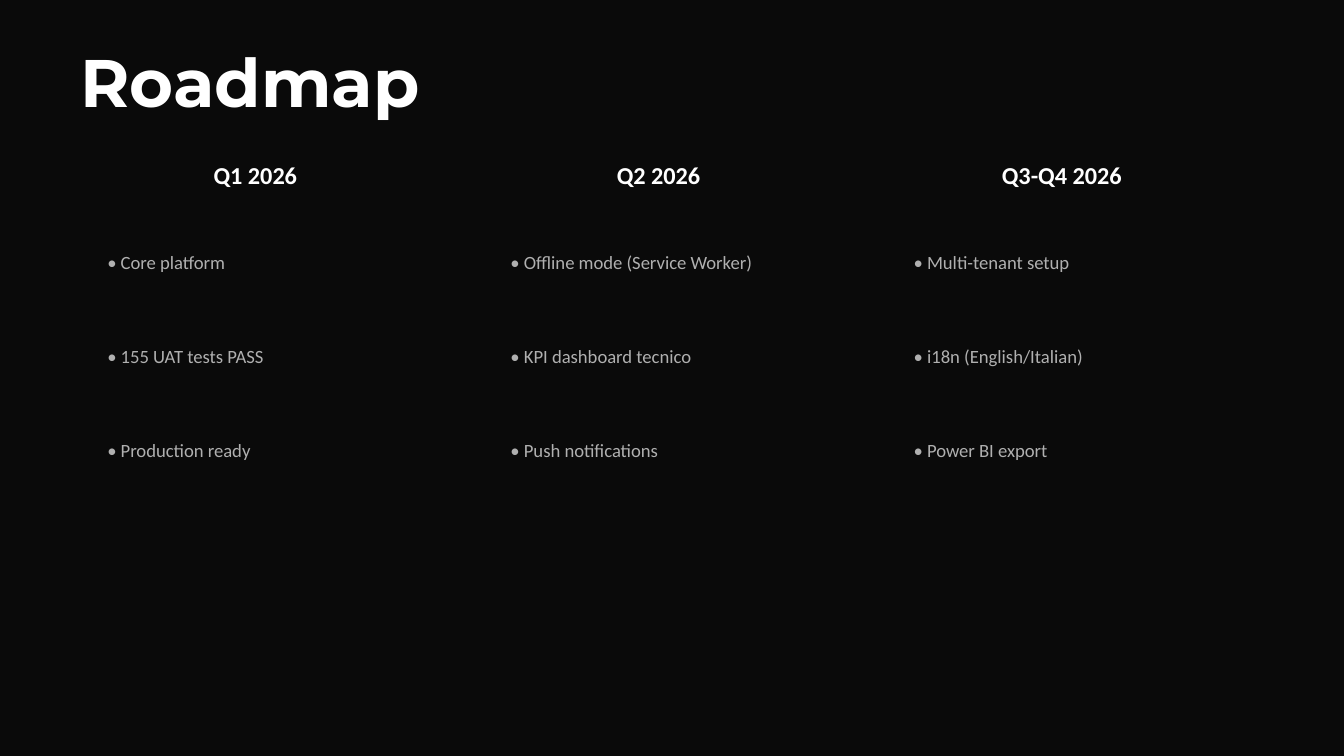
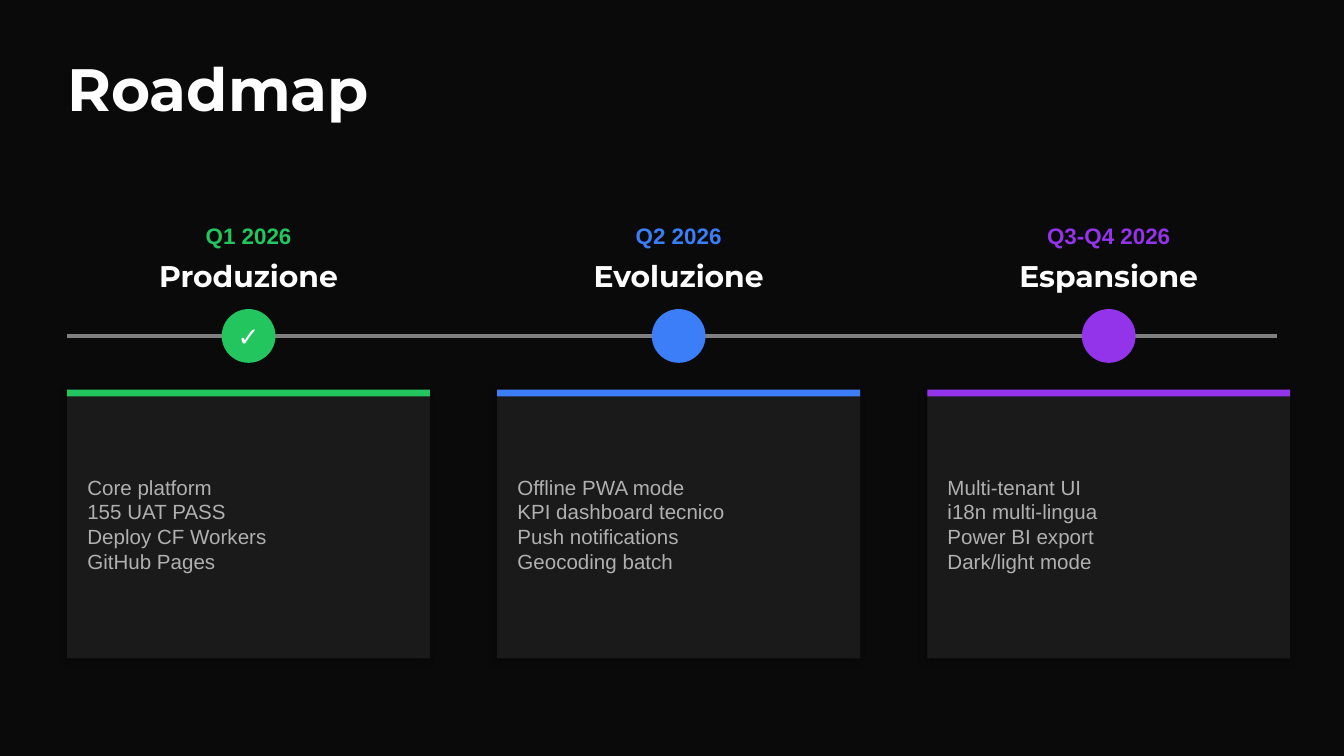
Before and after one commit to fieldforcemrser2026/syntoniqa, a slide deck: slide 16 of docs/01_Executive_Deck.pptx. Drawn at 1344x756 pixels with LibreOffice and Linux fonts; fonts in the diff are those of the drawing. Boxes give left, top, right and bottom in pixels: in the first picture for what was removed or moved away, otherwise in the second. Text is boxed around its words. In the diff, an @@ line names an element or a change of style, - is before the commit and + after.

```diff
--- a/docs/01_Executive_Deck.pptx
+++ b/docs/01_Executive_Deck.pptx
@@ text "Roadmap": place and size @@
-text "Roadmap" at bbox=[80, 57, 419, 120]
+text "Roadmap" at bbox=[67, 66, 369, 123]
@@ text "Roadmap" at bbox=[67, 66, 369, 123]: size 36 to 32 pt @@
@@ text "Q1 2026": place and size @@
-text "Q1 2026" at bbox=[214, 167, 297, 187]
+text "Q1 2026" at bbox=[206, 228, 292, 249]
@@ text "Q1 2026" at bbox=[206, 228, 292, 249]: size 13 to 12 pt, font Calibri to Arial, text colour #FFFFFF to #22C55E @@
@@ text "Q2 2026": place and size @@
-text "Q2 2026" at bbox=[617, 167, 700, 187]
+text "Q2 2026" at bbox=[636, 228, 722, 249]
@@ text "Q2 2026" at bbox=[636, 228, 722, 249]: size 13 to 12 pt, font Calibri to Arial, text colour #FFFFFF to #3B7EF7 @@
@@ text "Q3-Q4 2026": place and size @@
-text "Q3-Q4 2026" at bbox=[1002, 167, 1122, 187]
+text "Q3-Q4 2026" at bbox=[1047, 228, 1170, 249]
@@ text "Q3-Q4 2026" at bbox=[1047, 228, 1170, 249]: size 13 to 12 pt, font Calibri to Arial, text colour #FFFFFF to #9333EA @@
@@ text removed at bbox=[121, 256, 225, 272] @@
-• Core platform
@@ text at bbox=[159, 263, 338, 288]: text changed; size 10 to 16 pt; font Calibri to Montserrat; text colour #B0B0B0 to #FFFFFF; bold on @@
-• 155 UAT tests PASS
+Produzione
@@ text removed at bbox=[524, 255, 752, 272] @@
-• Offline mode (Service Worker)
@@ text at bbox=[594, 263, 764, 288]: text changed; size 10 to 16 pt; font Calibri to Montserrat; text colour #B0B0B0 to #FFFFFF; bold on @@
-• KPI dashboard tecnico
+Evoluzione
@@ text removed at bbox=[927, 256, 1069, 272] @@
-• Multi-tenant setup
@@ text at bbox=[1019, 263, 1198, 293]: text changed; size 10 to 16 pt; font Calibri to Montserrat; text colour #B0B0B0 to #FFFFFF; bold on @@
-• i18n (English/Italian)
+Espansione
@@ ellipse added at bbox=[222, 309, 276, 363], fill #22C55E @@
@@ text added at bbox=[222, 309, 276, 363], 14 pt, text #FFFFFF @@
+✓
@@ ellipse added at bbox=[652, 309, 706, 363], fill #3B7EF7 @@
@@ ellipse added at bbox=[1082, 309, 1136, 363], fill #9333EA @@
@@ line added from (67, 336) to (1277, 336), #808080 2 pt @@
@@ rectangle added at bbox=[67, 390, 430, 659], fill #1A1A1A @@
@@ rectangle added at bbox=[67, 390, 430, 396], fill #22C55E @@
@@ rectangle added at bbox=[497, 390, 860, 659], fill #1A1A1A @@
@@ rectangle added at bbox=[497, 390, 860, 396], fill #3B7EF7 @@
@@ rectangle added at bbox=[927, 390, 1290, 659], fill #1A1A1A @@
@@ rectangle added at bbox=[927, 390, 1290, 396], fill #9333EA @@
@@ text removed at bbox=[121, 444, 251, 460] @@
-• Production ready
@@ text removed at bbox=[524, 444, 659, 457] @@
-• Push notifications
@@ text removed at bbox=[927, 445, 1047, 460] @@
-• Power BI export
@@ text added at bbox=[87, 480, 266, 573], 11 pt, text #B0B0B0 @@
+Core platform
+155 UAT PASS
+Deploy CF Workers
+GitHub Pages
@@ text added at bbox=[517, 480, 724, 573], 11 pt, text #B0B0B0 @@
+Offline PWA mode
+KPI dashboard tecnico
+Push notifications
+Geocoding batch
@@ text added at bbox=[947, 480, 1097, 573], 11 pt, text #B0B0B0 @@
+Multi-tenant UI
+i18n multi-lingua
+Power BI export
+Dark/light mode
```
Also in this commit, not shown: 8 other slides changed, 9 slides added, 9 slides removed, 9 other files.
